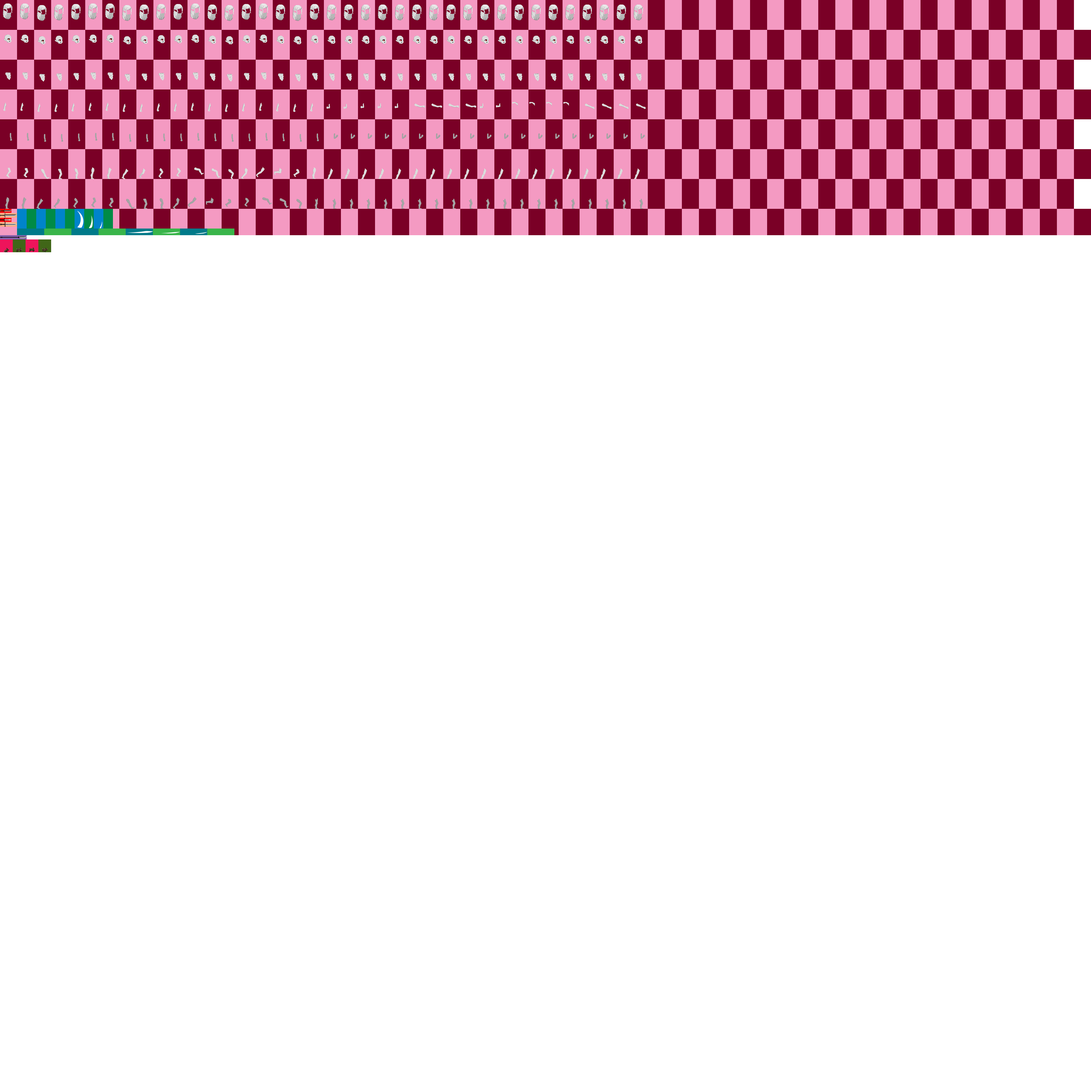
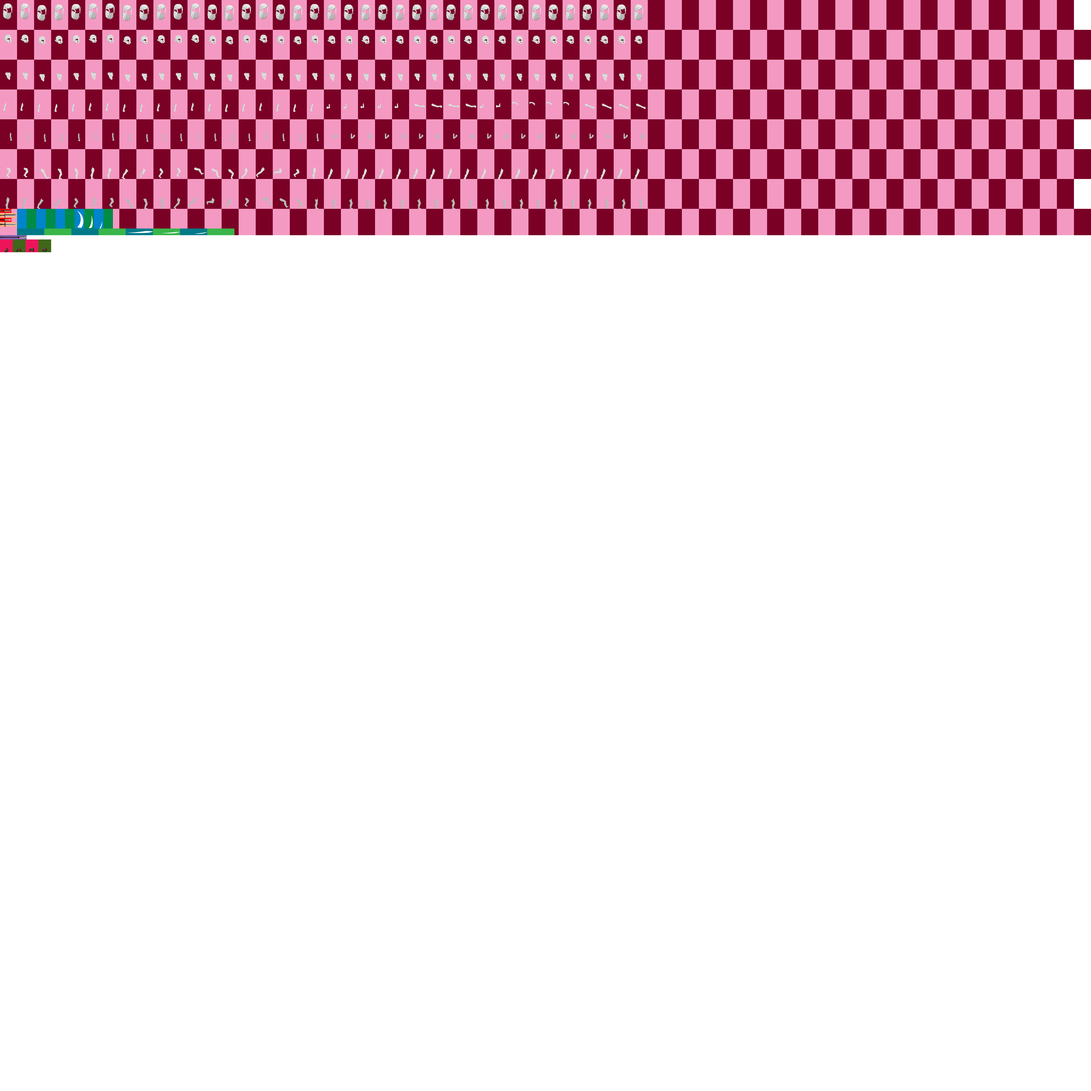
Layer changes from the first 1091 x 1091 image to the second:
painted on "Torso" (1st of 4, in "SlashRight" › "Naked") over (487, 77, 642, 80)
painted on "BackArm" (1st of 4, in "SlashRight" › "Naked") over (487, 133, 646, 139)
painted on "BackLeg" (1st of 4, in "SlashRight" › "Naked") over (485, 198, 644, 209)
painted on "Torso" (2nd of 4, in "StabRight" › "Naked") over (351, 77, 472, 80)
painted on "BackArm" (2nd of 4, in "StabRight" › "Naked") over (350, 133, 475, 139)
painted on "BackLeg" (2nd of 4, in "StabRight" › "Naked") over (349, 198, 474, 209)
painted on "BackArm" (3rd of 4, in "StandingRightCombat" › "Naked") over (333, 133, 339, 139)
painted on "BackLeg" (3rd of 4, in "StandingRightCombat" › "Naked") over (332, 198, 337, 209)
painted on "BackArm" (4th of 4, in "StandingRight" › "Naked") over (316, 133, 319, 142)
painted on "BackLeg" (4th of 4, in "StandingRight" › "Naked") over (314, 198, 319, 209)
painted on "NakedBackArm" (1st of 2, in "RunRight" › "Naked") over (180, 132, 302, 142)
painted on "NakedFrontLeg" (1st of 2, in "RunRight" › "Naked") over (264, 169, 283, 172)
moved "NakedChest" above "NakedBackLeg", painted on it over (180, 76, 301, 81)
painted on "NakedBackLeg" (1st of 2, in "RunRight" › "Naked") over (172, 196, 303, 209)
painted on "Chest" over (10, 76, 165, 81)
painted on "NakedBackArm" (2nd of 2, in "WalkRight" › "Naked") over (9, 132, 166, 142)
painted on "NakedFrontLeg" (2nd of 2, in "WalkRight" › "Naked") over (6, 167, 146, 173)
painted on "NakedBackLeg" (2nd of 2, in "WalkRight" › "Naked") over (5, 197, 165, 209)
